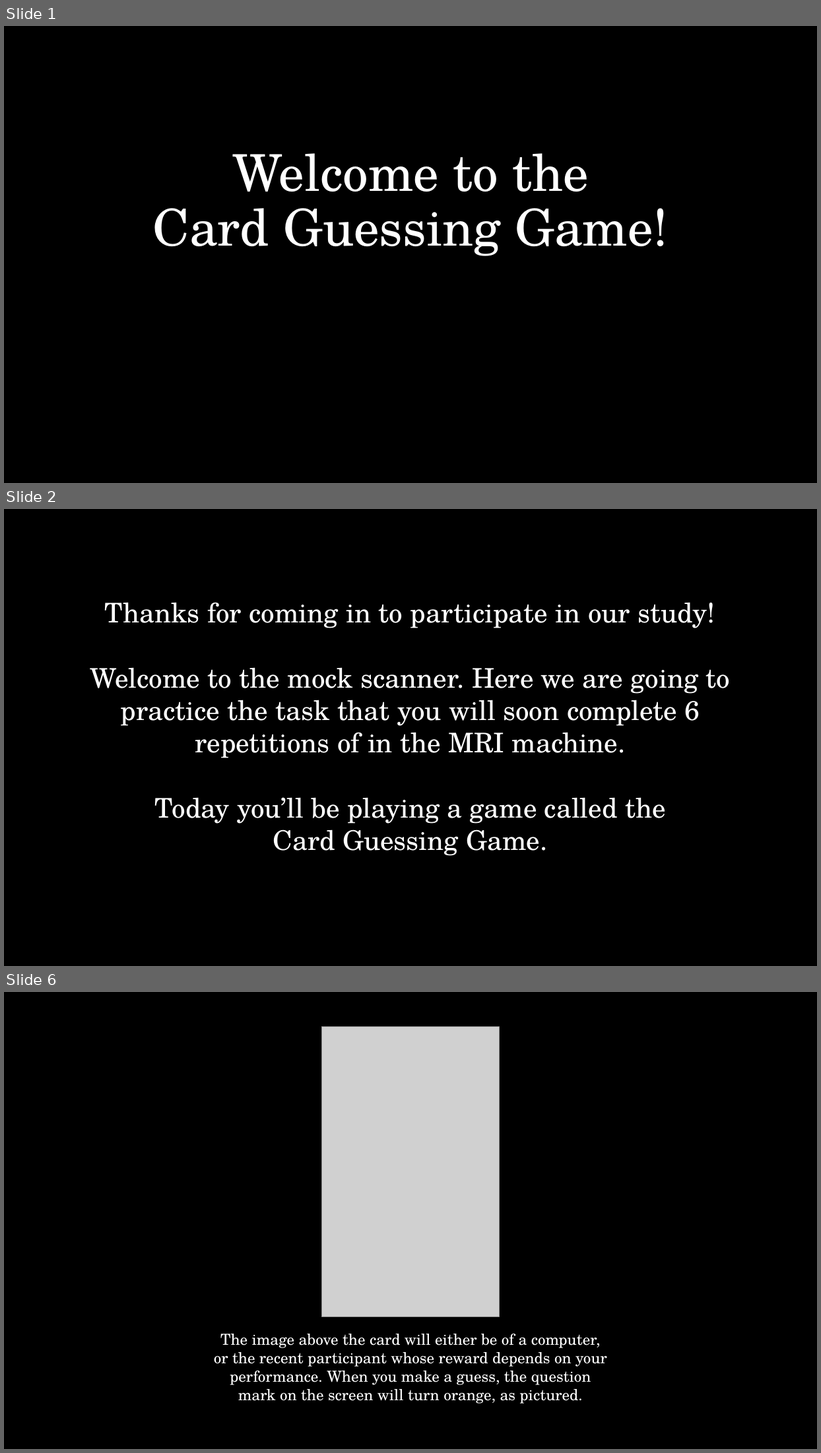
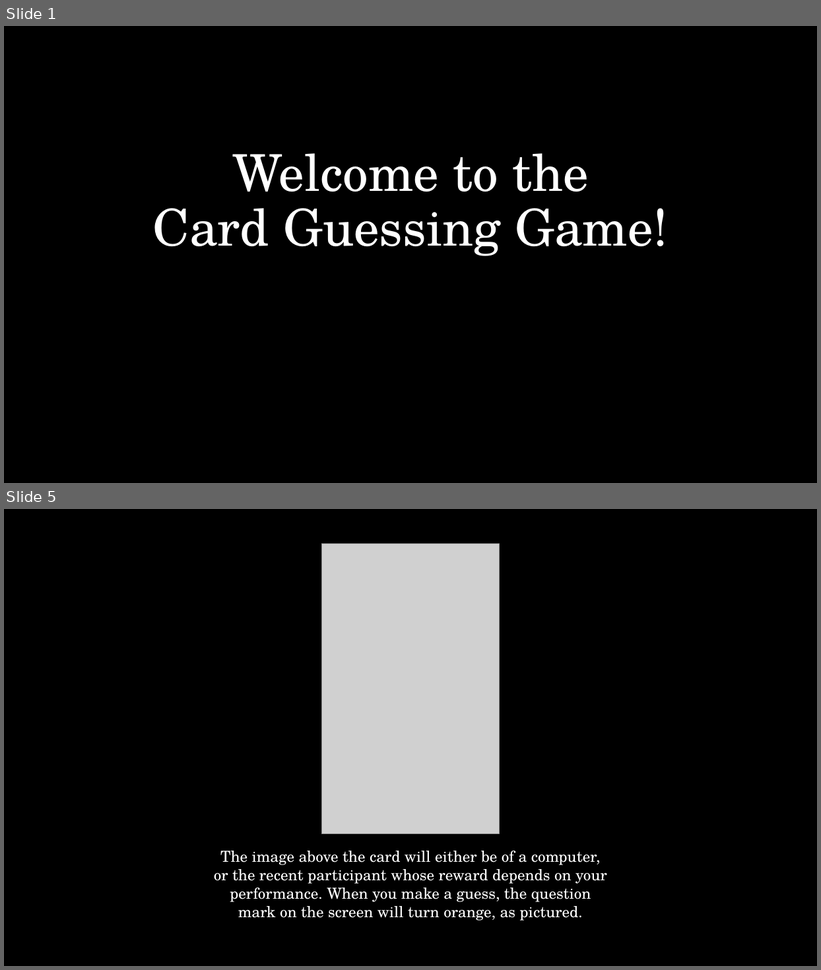
Before and after one commit to DVS-Lab/night-owls, a slide deck: sharedreward/Instructions.pptx. Shown one above the other, each under a label of ours: slides 1, 2 and 6 before the commit, slides 1 and 5 after it; the slides between them are not shown. The pictures are 821x1453 and 821x970 pixels, drawn with LibreOffice and Linux fonts; fonts in the diff are those of the drawing; grey boxes stand for pictures. Boxes give left, top, right and bottom in pixels: in the first picture for what was removed or moved away, otherwise in the second. Text is boxed around its words. In the diff, an @@ line names an element or a change of style, - is before the commit and + after.

```diff
--- a/sharedreward/Instructions.pptx
+++ b/sharedreward/Instructions.pptx
@@ slide 2 removed at box(4, 509, 817, 966), background #000000 @@
@@ text removed at box(90, 602, 731, 856) @@
-Thanks for coming in to participate in our study!
-Welcome to the mock scanner. Here we are going to practice the task that you will soon complete 6 repetitions of in the MRI machine.
-Today you’ll be playing a game called the
-Card Guessing Game.
@@ what was slide 6 is now slide 5 @@
```
Also in this commit, not shown: 3 slides changed, 35 other files.
